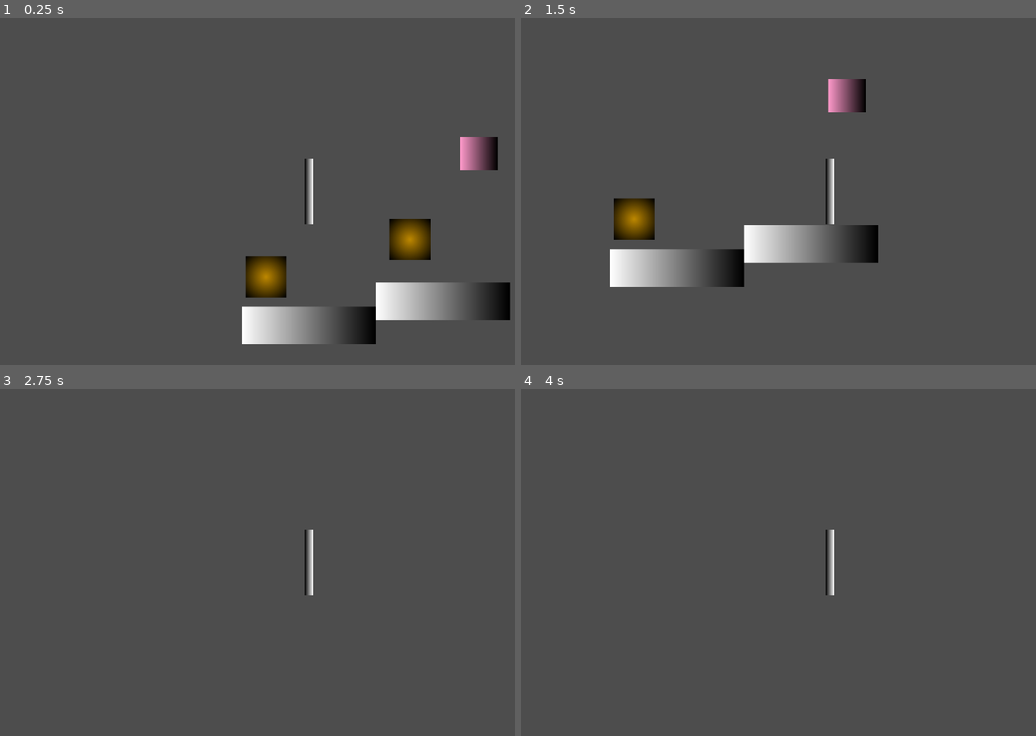
Above: before the commit, frames 1-4 (two rows, left to right).
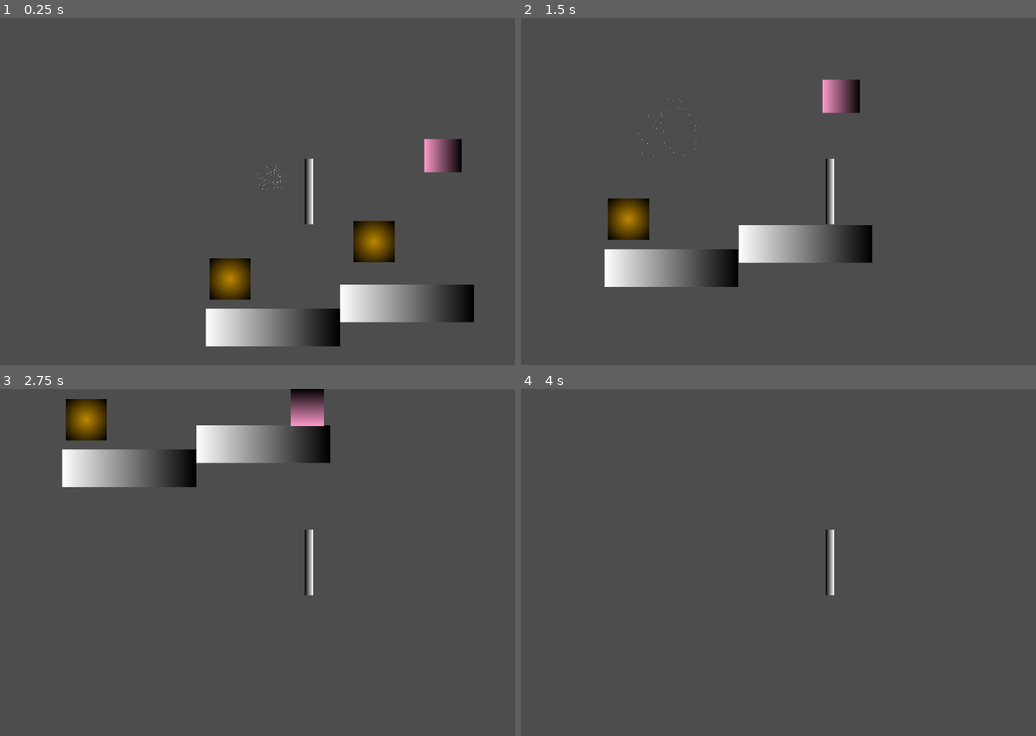
Above: after the commit, the same moments.

Repository: FlorenciaMorelli/DDV-clase3
Game: Godot game, scene res://levels/scenes/level_1.tscn
Two runs of this game, one before a commit and one after it. Both use one fixed random seed, a clock stepped at 60 frames per second and the inputs below.
Inputs:
- Up to frame 1 (0.25 s): no input
- Up to frame 2 (1.5 s): tap Enter (ui_accept) at 0.5, 0.77 s; hold Right (ui_right) from 0.53 s (still down)
- Up to frame 3 (2.75 s): tap Enter (ui_accept) at 1.52 s; release Right (ui_right) at 2.03 s; hold Left (ui_left) from 2.03 s (still down)
- Up to frame 4 (4 s): release Left (ui_left) at 2.78 s; hold Right (ui_right) from 2.78 s (still down); tap Enter (ui_accept) at 3.02, 3.5, 3.77 s

The runs differ from the first frame. In frame 1, 12% of the frame differs, in the area x 39-100%, y 34-95%; in frame 2, 2.0%; in frame 3, 6.2%; in frame 4, nothing differs.

Commit message:
Practicing with GPUParticles2D

Diff:
--- a/levels/scenes/level_1.tscn
+++ b/levels/scenes/level_1.tscn
@@ -1,9 +1,36 @@
-[gd_scene load_steps=5 format=3 uid="uid://coesck68iea0w"]
+[gd_scene load_steps=10 format=3 uid="uid://coesck68iea0w"]
 
 [ext_resource type="PackedScene" uid="uid://cxxj0lt5o2uri" path="res://plataform/scenes/platform.tscn" id="1_5lh1a"]
 [ext_resource type="PackedScene" uid="uid://cbncg1wvug2ou" path="res://player/scenes/player.tscn" id="2_sfnt5"]
 [ext_resource type="PackedScene" uid="uid://bod2544eeb5rv" path="res://obstacle/scenes/obstacle.tscn" id="3_6qbx0"]
 [ext_resource type="PackedScene" uid="uid://1bpukorspejj" path="res://item/scenes/item.tscn" id="4_qyt8q"]
+
+[sub_resource type="Curve" id="Curve_s7fxq"]
+_data = [Vector2(0, 1), 0.0, 0.0, 0, 0, Vector2(0.96748, 0.879121), 0.0, 0.0, 0, 0]
+point_count = 2
+
+[sub_resource type="CurveTexture" id="CurveTexture_28br8"]
+curve = SubResource("Curve_s7fxq")
+
+[sub_resource type="ParticleProcessMaterial" id="ParticleProcessMaterial_x1ra2"]
+lifetime_randomness = 1.0
+particle_flag_disable_z = true
+emission_shape = 2
+emission_sphere_radius = 20.0
+spread = 180.0
+initial_velocity_min = 50.0
+initial_velocity_max = 50.0
+gravity = Vector3(0, 30, 0)
+damping_min = 20.0
+damping_max = 30.0
+scale_min = 0.3
+scale_curve = SubResource("CurveTexture_28br8")
+
+[sub_resource type="Gradient" id="Gradient_0bvi8"]
+
+[sub_resource type="GradientTexture1D" id="GradientTexture1D_y5ycf"]
+gradient = SubResource("Gradient_0bvi8")
+width = 3
 
 [node name="Level1" type="Node2D"]
 
@@ -18,7 +45,7 @@
 basePosition = Vector2(0, 100)
 
 [node name="CharacterBody2D" parent="." instance=ExtResource("2_sfnt5")]
-position = Vector2(2, 1)
+position = Vector2(69, -3)
 
 [node name="Item" parent="." instance=ExtResource("4_qyt8q")]
 position = Vector2(190.375, 119.5)
@@ -29,3 +56,10 @@
 position = Vector2(-78, 189)
 scale = Vector2(1.19922, 1.20313)
 item = "tengo"
+
+[node name="GPUParticles2D" type="GPUParticles2D" parent="."]
+amount = 300
+process_material = SubResource("ParticleProcessMaterial_x1ra2")
+texture = SubResource("GradientTexture1D_y5ycf")
+lifetime = 2.0
+explosiveness = 0.7
